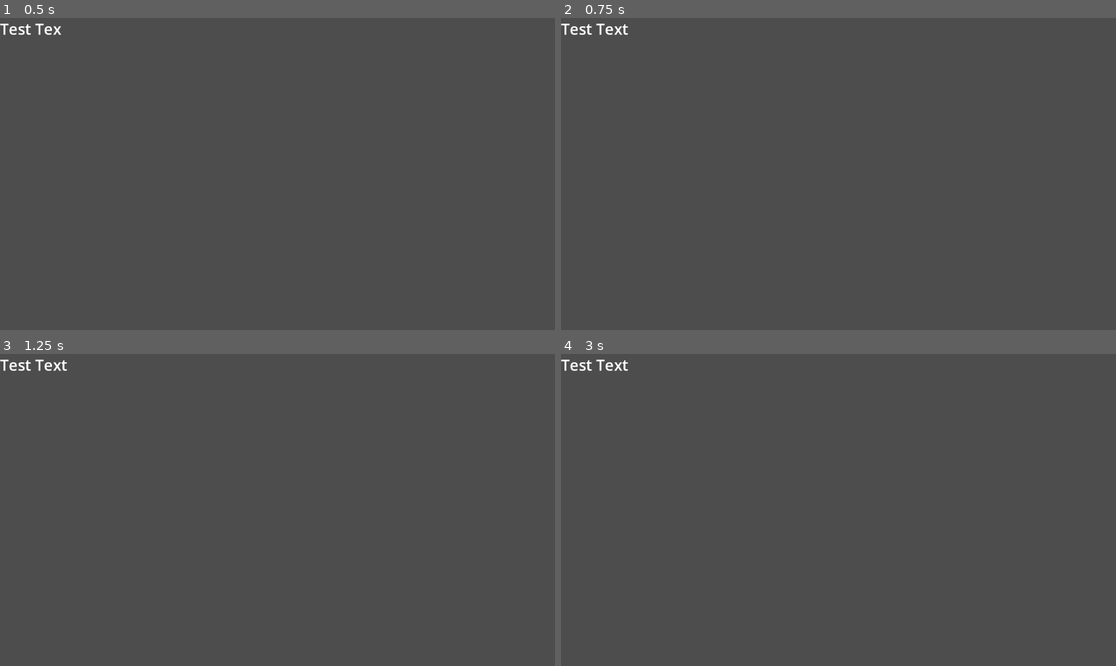
Above: before the commit, frames 1-4 (two rows, left to right).
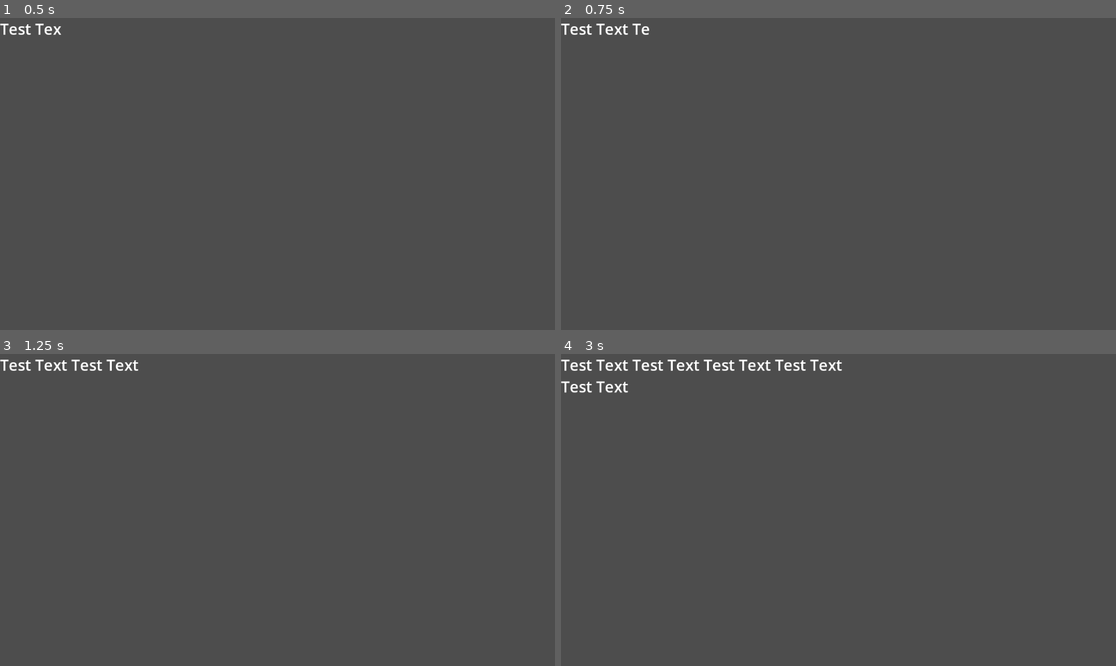
Above: after the commit, the same moments.

Repository: AndreiBondad/brass-game-project
Game: Godot game, scene res://scenes/main_game_scene.tscn
Same seed, same stepped clock (60 frames per second), same inputs: the game is played once before the commit and once after it.
Inputs:
- Up to frame 1 (0.5 s): no input
- Up to frame 2 (0.75 s): no input
- Up to frame 3 (1.25 s): no input
- Up to frame 4 (3 s): tap Enter at 1.25 s

Frame 1 is identical in both runs. In frame 2, less than 0.1% of the frame differs, in the area x 12-16%, y 1-6%; in frame 3, 0.2%; in frame 4, 0.7%, in the area x 0-51%, y 1-13%.

Commit message:
Added skip function for text printing

Diff:
--- a/project.godot
+++ b/project.godot
@@ -14,3 +14,11 @@
 run/main_scene="uid://c61wu0u15krtk"
 config/features=PackedStringArray("4.5", "Forward Plus")
 config/icon="res://icon.svg"
+
+[input]
+
+skip={
+"deadzone": 0.2,
+"events": [Object(InputEventKey,"resource_local_to_scene":false,"resource_name":"","device":-1,"window_id":0,"alt_pressed":false,"shift_pressed":false,"ctrl_pressed":false,"meta_pressed":false,"pressed":false,"keycode":0,"physical_keycode":83,"key_label":0,"unicode":115,"location":0,"echo":false,"script":null)
+]
+}
--- a/scripts/main_text_script.gd
+++ b/scripts/main_text_script.gd
@@ -1,6 +1,6 @@
 extends RichTextLabel
 
-var testText = "Test Text"
+var testText = "Test Text Test Text Test Text Test Text Test Text"
 var testTextLength = testText.length();
 var count = 0;
 
@@ -11,6 +11,10 @@
 func _printText():
 	pass
 
+func _process(delta: float) -> void:
+	if Input.is_action_pressed("skip"):
+		count = testTextLength + 1
+		self.text = testText
 
 func _on_timer_timeout() -> void:
 
